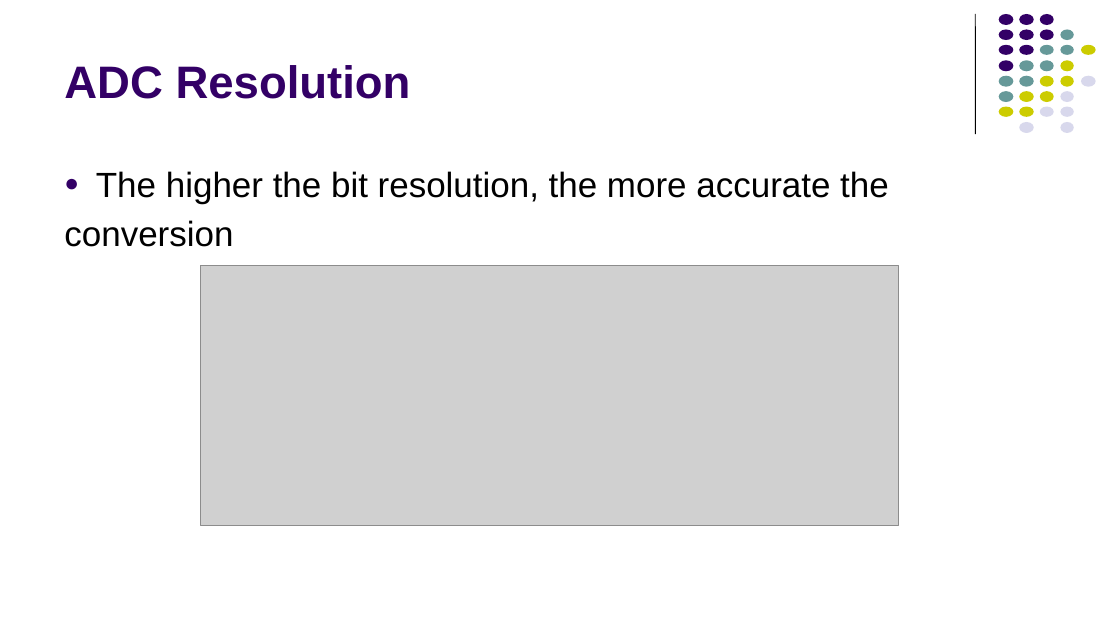
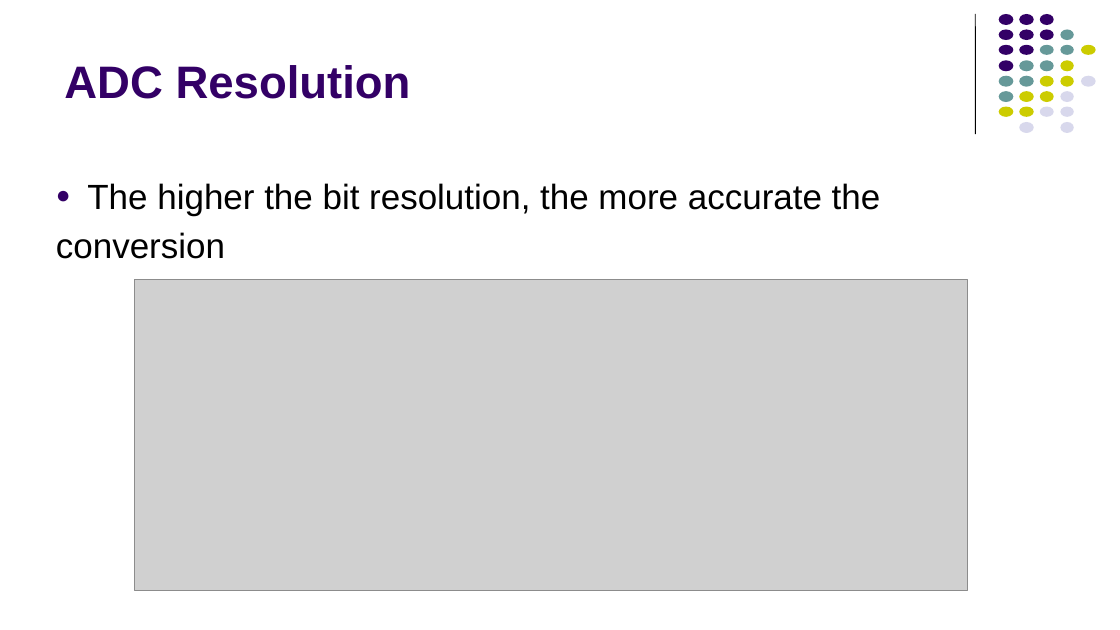
Before and after one commit to kmtekvn/hitech_stm32_basic, a slide deck: slide 6 of 04. Slides/05. ADC/ADC.pptx (slide 7 before the commit). Drawn at 1120x630 pixels with LibreOffice and Linux fonts; fonts in the diff are those of the drawing; grey boxes stand for pictures. Boxes give left, top, right and bottom in pixels: in the first picture for what was removed or moved away, otherwise in the second. Text is boxed around its words. In the diff, an @@ line names an element or a change of style, - is before the commit and + after.

```diff
--- a/04. Slides/05. ADC/ADC.pptx
+++ b/04. Slides/05. ADC/ADC.pptx
@@ text "The higher the bit resolution, ...": place and size @@
-text "The higher the bit resolution, ..." at [64, 171, 889, 247]
+text "The higher the bit resolution, ..." at [56, 183, 881, 259]
@@ picture: place and size @@
-picture at [200, 266, 898, 525]
+picture at [134, 280, 968, 590]
```
Also in this commit, not shown: 16 other slides changed, 2 slides added, 2 slides removed.
